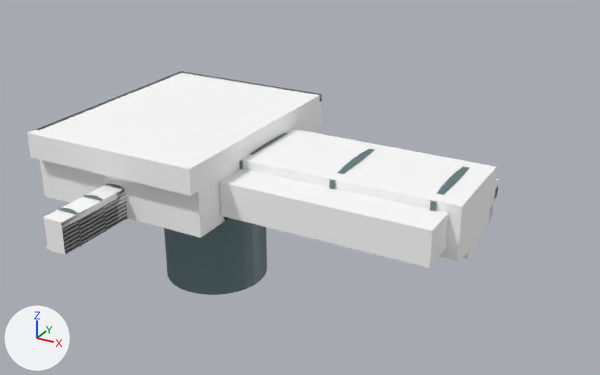
Before and after pictures for a commit that changed the Blender file blenderFiles/Dock.blend.
Both versions are drawn from a camera (50 mm lens) standing at (52.2, -70.3, 36.3) and looking at (14.8, -2.3, 2.3). The axes (+X, +Y, +Z) are drawn at lower left. The lights are the same throughout.

The scene before the commit, as lines of its bpy script (objects in view):
```python
mat_walls = bpy.data.materials.new('Walls')
mat_walls.use_nodes = True; mat_walls.node_tree.nodes.clear()
_N = mat_walls.node_tree.nodes; _L = mat_walls.node_tree.links
n0 = _N.new('ShaderNodeOutputMaterial'); n0.name = 'Material Output'
n1 = _N.new('ShaderNodeBsdfPrincipled'); n1.name = 'Principled BSDF'
n1.inputs[2].default_value = 1.0  # 'Roughness'
n2 = _N.new('ShaderNodeTexImage'); n2.name = 'Image Texture'
n2.image = img_dock1
n3 = _N.new('ShaderNodeUVMap'); n3.name = 'UV Map'
n3.uv_map = 'UVMap'
_L.new(n1.outputs[0], n0.inputs[0])  # 'BSDF' to 'Surface'
_L.new(n2.outputs[0], n1.inputs[0])  # 'Color' to 'Base Color'
_L.new(n3.outputs[0], n2.inputs[0])  # 'UV' to 'Vector'
me_cube = bpy.data.meshes.new('Cube')
me_cube.from_pydata(...)  # 287 vertices, 191 faces; spans x -1.0..3.29, y -1.71..1.0, z -2.36..10.39
me_cube.materials.append(mat_walls)
me_cylinder = bpy.data.meshes.new('Cylinder')
me_cylinder.from_pydata(...)  # 192 vertices, 162 faces; spans x -1.35..1.35, y -1.35..1.35, z -2.68..0.01
me_cylinder.materials.append(mat_graymetal)  # cyan #657d7f
ob_hangerlift = bpy.data.objects.new('hangerLift', me_cylinder)
ob_hangerlift.location = (2.49, -0.07, 0.04)
ob_hangerlift.scale = (4.32, 4.32, 4.32)
ob_walls = bpy.data.objects.new('Walls', me_cube)
ob_walls.location = (-0.37, -0.28, 0.21)
ob_walls.scale = (10.0, 12.4, 0.702)
```
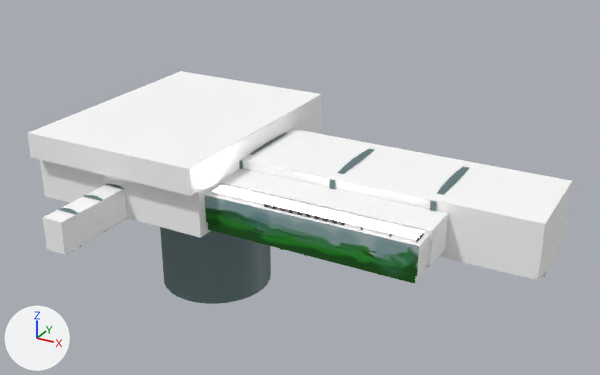
The change, as a diff of the scene's bpy script:
```diff
--- a/blenderFiles/Dock.blend.py
+++ b/blenderFiles/Dock.blend.py
@@ img_dock2 @@
+img_dock2 = load_image('dock2', 'dock2.png', 4096, 4096, 'sRGB')
@@ mat_walls @@
 n2 = _N.new('ShaderNodeTexImage'); n2.name = 'Image Texture'
-n2.image = img_dock1
+n2.image = img_dock2
 n3 = _N.new('ShaderNodeUVMap'); n3.name = 'UV Map'
@@ mat_clearglass @@
+mat_clearglass = principled_material('clearGlass')
+mat_clearglass.base_color = (0.8, 0.8, 0.8)  # white #e7e7e7
+mat_clearglass.metallic = 0.674
+mat_clearglass.roughness = 0.152
+mat_clearglass.alpha = 0.217
@@ me_cube @@
 # used by ob_walls; location = (-0.37, -0.28, 0.21); scale = (10.0, 12.4, 0.702)
-me_cube.from_pydata(...)  # 287 vertices, 191 faces; spans x -1.0..3.29, y -1.71..1.0, z -2.36..10.39
+me_cube.from_pydata(...)  # 373 vertices, 267 faces; spans x -1.0..4.02, y -1.71..1.0, z -2.36..10.39
+# me_cube part 1: 55 vertices moved from x -0.28..3.29, y -0.43..0.47, z -2.36..7.52 to x -0.31..4.02, y -0.45..0.49, z -2.36..7.52; 86 vertices added at x 1.01..3.15, y -0.93..0.53, z 0.45..6.1
+# me_cube part 2: 165 kept faces spanning x -1.0..4.02, y -1.71..1.0, z -2.36..10.39 get new texture (UV) coordinates
 me_cube.materials.append(mat_walls)
+me_cube.materials.append(mat_clearglass)  # white #e7e7e7
+me_cube.materials.append(mat_lightemitwhite)  # white #e7e7e7
@@ ob_hangerlift @@
 ob_hangerlift.location = (2.49, -0.07, 0.04)
-ob_hangerlift.scale = (4.32, 4.32, 4.32)
+ob_hangerlift.scale = (4.64, 4.64, 4.64)
```

Location of each change, [x1, y1, x2, y2] in pixels of the pictures (600 x 375 px):
'Walls', surface changed, reshaped (grey to white, 16% wider, 8% taller): before [27, 71, 499, 268]; after [27, 71, 573, 284]
'hangerLift', rescaled (8% wider): before [164, 218, 267, 295]; after [160, 227, 271, 304]
part 1 of me_cube, built on: before [445, 165, 499, 261]; after [205, 165, 573, 284]
part 2 of me_cube, surface changed (grey to white): [33, 71, 434, 267] in both
